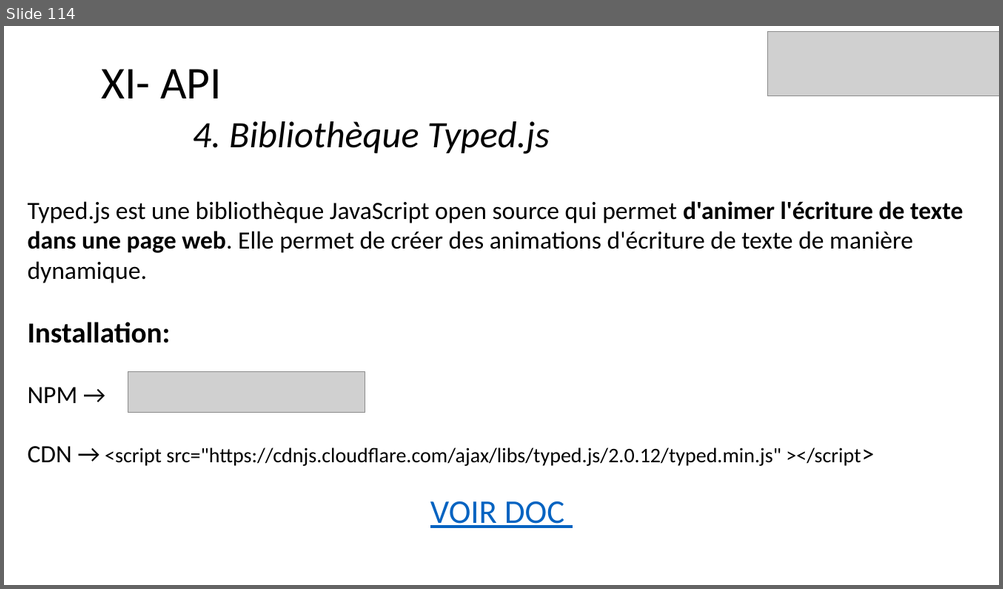
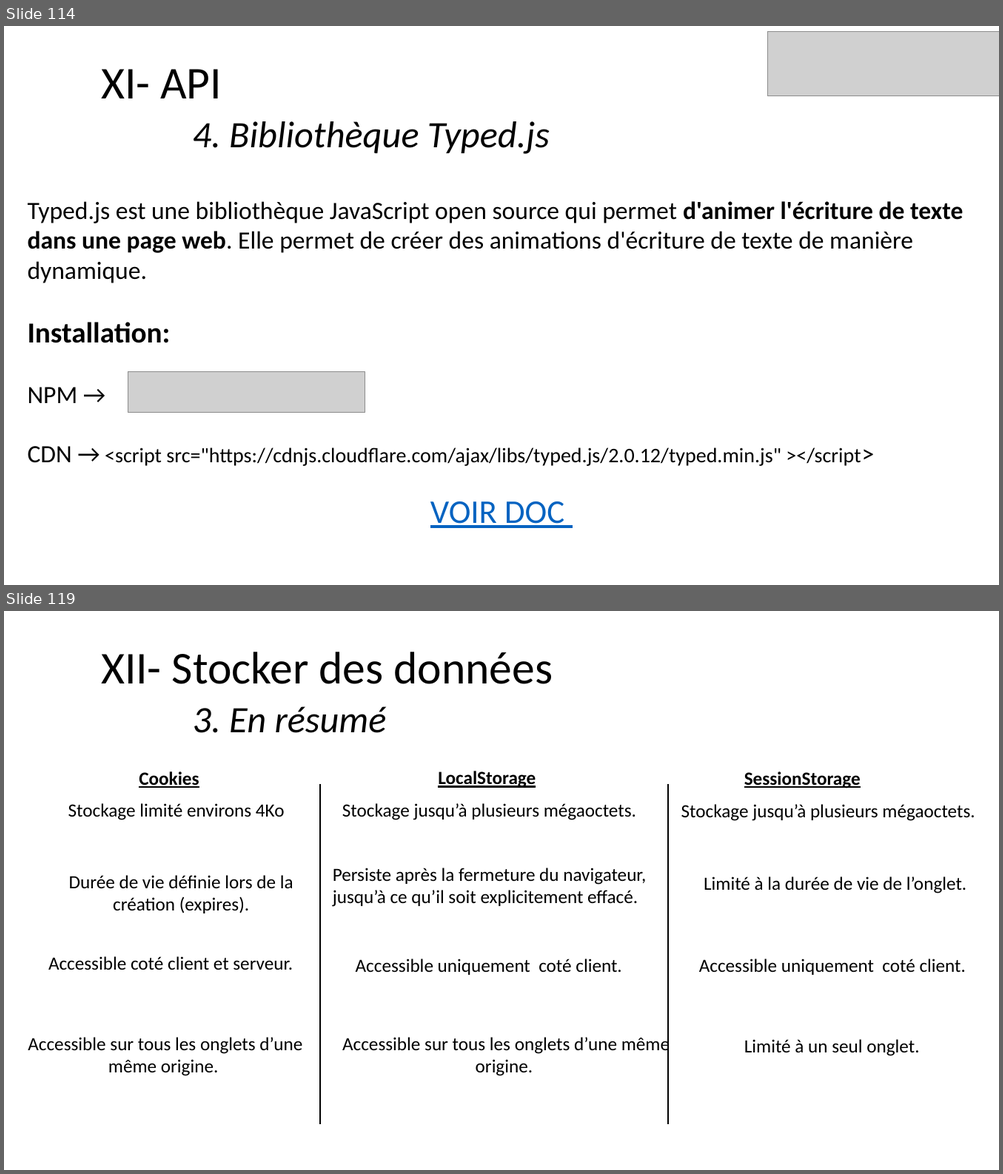
Before and after one commit to ArMb57/JavaScript, a slide deck: cours.pptx. Shown one above the other, each under a label of ours: slide 114 before the commit, slides 114 and 119 after it; the slides between them are not shown. The pictures are 1003x589 and 1003x1174 pixels, drawn with LibreOffice and Linux fonts; fonts in the diff are those of the drawing; grey boxes stand for pictures. Boxes give left, top, right and bottom in pixels: in the first picture for what was removed or moved away, otherwise in the second. Text is boxed around its words. In the diff, an @@ line names an element or a change of style, - is before the commit and + after.

Commit message:
localStorage + exo themes

```diff
--- a/cours.pptx
+++ b/cours.pptx
@@ slide 119 added at [4,611,999,1170], background #FFFFFF @@
@@ title added at [101,652,552,733], 44 pt, text #000000 @@
+XII- Stocker des données
+3. En résumé
@@ text added at [139,772,199,788], 18 pt, text #000000, bold, underline @@
+Cookies
@@ line added from (320, 785) to (320, 1125), #000000 1 pt @@
@@ text added at [438,771,535,788], 18 pt, text #000000, bold, underline @@
+LocalStorage
@@ line added from (668, 785) to (668, 1125), #000000 1 pt @@
@@ text added at [744,772,860,789], 18 pt, text #000000, bold, underline @@
+SessionStorage
@@ text added at [68,803,284,820], 18 pt, text #000000 @@
+Stockage limité environs 4Ko
@@ text added at [342,803,636,820], 18 pt, text #000000 @@
+Stockage jusqu’à plusieurs mégaoctets.
@@ text added at [681,804,974,821], 18 pt, text #000000 @@
+Stockage jusqu’à plusieurs mégaoctets.
@@ text added at [69,875,293,914], 18 pt, text #000000 @@
+Durée de vie définie lors de la création (expires).
@@ text added at [333,868,646,907], 18 pt, text #000000 @@
+Persiste après la fermeture du navigateur, jusqu’à ce qu’il soit explicitement effacé.
@@ text added at [703,877,967,894], 18 pt, text #000000 @@
+Limité à la durée de vie de l’onglet.
@@ text added at [48,957,293,971], 18 pt, text #000000 @@
+Accessible coté client et serveur.
@@ text added at [356,959,621,975], 18 pt, text #000000 @@
+Accessible uniquement coté client.
@@ text added at [699,959,965,975], 18 pt, text #000000 @@
+Accessible uniquement coté client.
@@ text added at [28,1037,302,1076], 18 pt, text #000000 @@
+Accessible sur tous les onglets d’une même origine.
@@ text added at [342,1036,669,1076], 18 pt, text #000000 @@
+Accessible sur tous les onglets d’une même origine.
@@ text added at [744,1039,919,1056], 18 pt, text #000000 @@
+Limité à un seul onglet.
```
Also in this commit, not shown: 5 other slides added, 3 other files.
